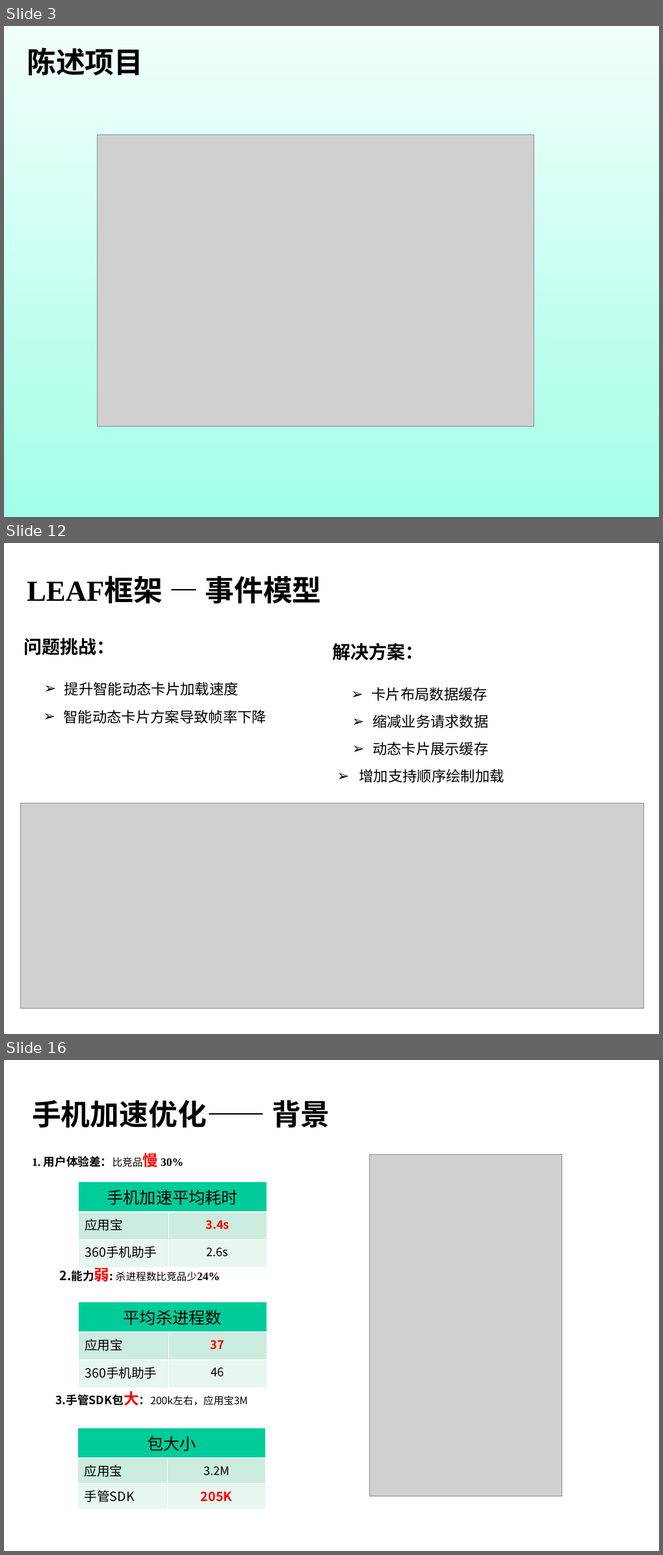
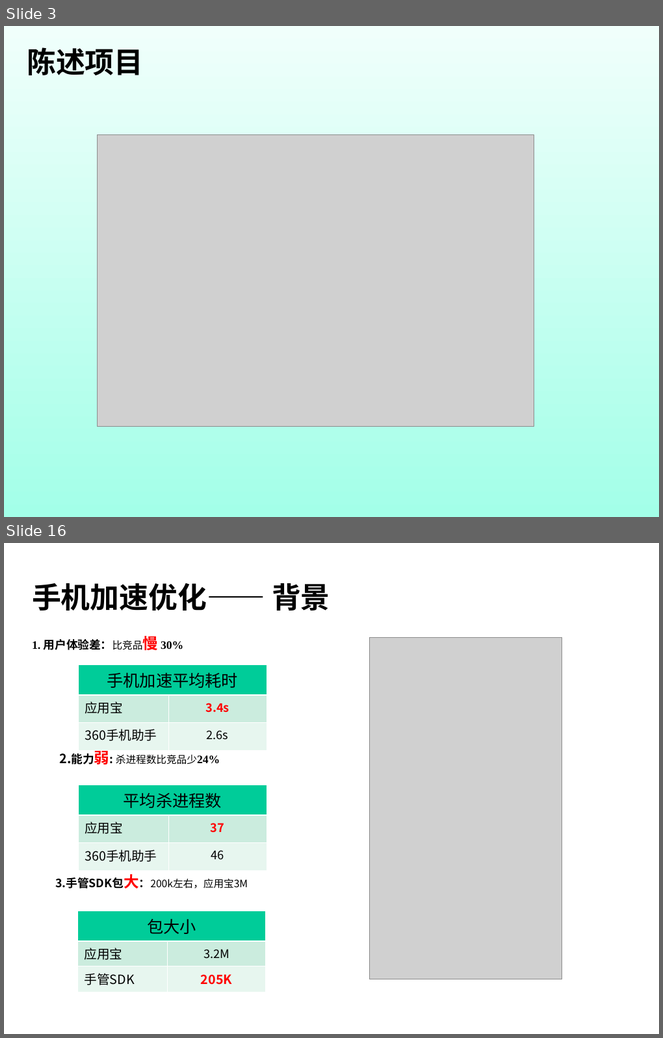
Before and after one commit to hamlingong/data, a slide deck: promote/龚海龙-v1.0.ppt. Shown one above the other, each under a label of ours: slides 3, 12 and 16 before the commit, slides 3 and 16 after it; the slides between them are not shown. The pictures are 663x1555 and 663x1038 pixels, drawn with LibreOffice and Linux fonts; fonts in the diff are those of the drawing; grey boxes stand for pictures; background and template pictures are left out. Boxes give left, top, right and bottom in pixels: in the first picture for what was removed or moved away, otherwise in the second. Text is boxed around its words. In the diff, an @@ line names an element or a change of style, - is before the commit and + after.

```diff
--- a/promote/龚海龙-v1.0.ppt
+++ b/promote/龚海龙-v1.0.ppt
@@ slide 12 removed at box(4, 543, 659, 1034), background picture (left out) @@
@@ text removed at box(27, 576, 321, 603) @@
-LEAF框架 — 事件模型
@@ text removed at box(24, 638, 115, 655) @@
-问题挑战：
@@ text removed at box(333, 643, 424, 661) @@
-解决方案：
@@ text removed at box(64, 682, 239, 696) @@
-  ➢ 提升智能动态卡片加载速度
@@ text removed at box(372, 687, 488, 701) @@
-  ➢ 卡片布局数据缓存
@@ text removed at box(64, 710, 267, 724) @@
-  ➢ 智能动态卡片方案导致帧率下降
@@ text removed at box(373, 715, 489, 728) @@
-  ➢ 缩减业务请求数据
@@ text removed at box(373, 742, 489, 756) @@
-  ➢ 动态卡片展示缓存
@@ text removed at box(360, 769, 504, 783) @@
-  ➢ 增加支持顺序绘制加载
@@ picture removed at box(20, 803, 644, 1009) @@
```
Also in this commit, not shown: 13 slides changed, 1 slide added, 2 other files.
